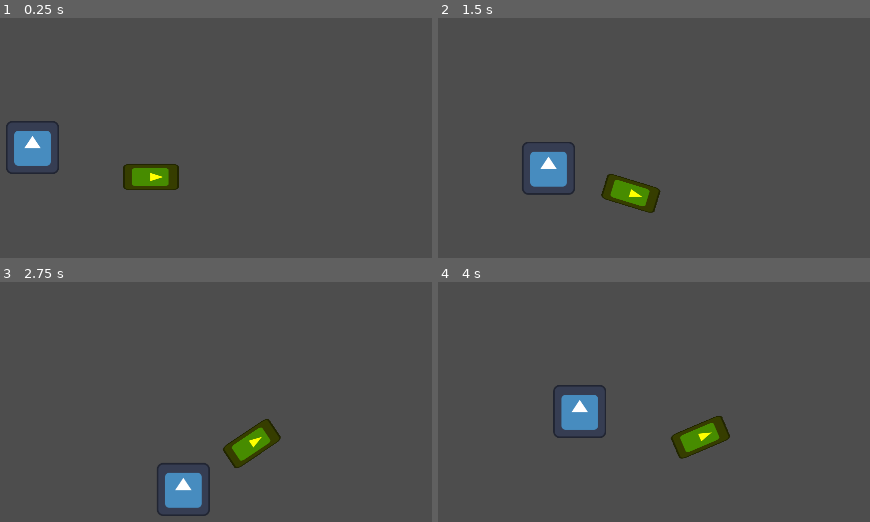
Above: before the commit, frames 1-4 (two rows, left to right).
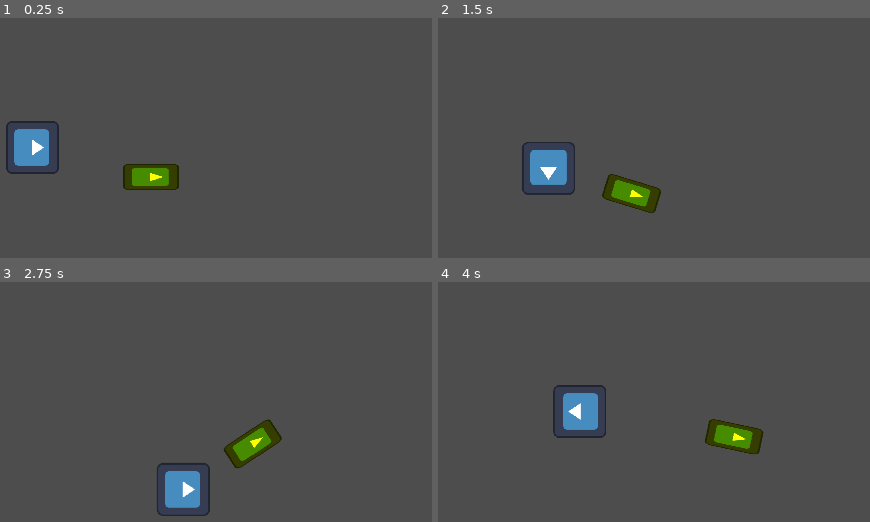
Above: after the commit, the same moments.

Repository: NewtKingGames/ICGJamAlpaca
Game: Godot game, scene res://Scenes/Levels/level.tscn
The game is run twice, just before and just after one commit, with the same random seed, the same clock (stepped at 60 frames per second) and the same inputs. The engine's default icon, where the game draws it, is replaced by a stand-in: a white triangle on a blue panel in a dark square.
Inputs (mouse positions are in pixels of both pictures, inside the frame that each line leads up to):
- Up to frame 1 (0.25 s): no input
- Up to frame 2 (1.5 s): tap Enter at 0.5 s; move the mouse to (645, 126) at 0.52 s; hold Right (right) 0.53-1.28 s; move the mouse to (outside the picture) at 1.27 s; hold S (down) from 1.28 s (still down)
- Up to frame 3 (2.75 s): move the mouse to (112, 313) at 2.02 s; release S (down) at 2.03 s; hold Right (right) from 2.03 s (still down)
- Up to frame 4 (4 s): move the mouse to (outside the picture) at 2.77 s; release Right (right) at 2.78 s; hold W (up) 2.78-3.53 s; move the mouse to (710, 478) at 3.52 s; hold A (left) from 3.53 s (still down)

The runs differ from the first frame. In frame 1, 0.2% of the frame differs, in the area x 3-38%, y 46-68%; in frame 2, 0.4%; in frame 3, 0.5%; in frame 4, 2.5%, in the area x 28-76%, y 46-74%.

Commit message:
more changes

Diff:
--- a/Scenes/Levels/level.tscn
+++ b/Scenes/Levels/level.tscn
@@ -15,5 +15,6 @@
 position = Vector2(285, 71)
 
 [node name="Pen" parent="." instance=ExtResource("3_txefw")]
-position = Vector2(715, 71)
+position = Vector2(326, -420)
+rotation = -1.57079
 scale = Vector2(3.36036, 3.36036)
--- /dev/null
+++ b/Scenes/Llama/exit_pen.gd
@@ -0,0 +1,21 @@
+class_name ExitPen
+extends LlamaState
+
+var destination_vector: Vector2
+
+# when a llama exits a pen it needs to grab a point on the map to wander to before transitioning to idle
+# It should be able to be corralled almost immediately though
+func Enter() -> void:
+	print("in exit pen state")
+	if not llama_character.current_pen:
+		print("something went horribly wrong")
+		Transitioned.emit(self, "idle")
+	else:
+		destination_vector = llama_character.current_pen.get_llama_exit_position()
+
+
+func Physics_Update(delta: float) -> void:
+	llama_character.velocity = llama_character.global_position.direction_to(destination_vector) * llama_character.wander_speed
+	if llama_character.global_position.distance_to(destination_vector) < 10.0:
+		print("we're at the point")
+		Transitioned.emit(self, "idle")
--- a/Scenes/Llama/llama.gd
+++ b/Scenes/Llama/llama.gd
@@ -34,7 +34,6 @@
 func get_vector_away_from_player() -> Vector2:
 	return player.global_position.direction_to(global_position)
 
-
 func pen(pen: Pen) -> void:
 	penned = true
 	current_pen = pen
--- a/Scenes/Llama/llama.tscn
+++ b/Scenes/Llama/llama.tscn
@@ -8,6 +8,7 @@
 [ext_resource type="Script" path="res://Scenes/Llama/llama_caught.gd" id="5_fcvlx"]
 [ext_resource type="Script" path="res://Scenes/Llama/llama_flung.gd" id="6_16n04"]
 [ext_resource type="Script" path="res://Scenes/Llama/llama_penned.gd" id="7_luyet"]
+[ext_resource type="Script" path="res://Scenes/Llama/exit_pen.gd" id="9_85bgn"]
 [ext_resource type="Texture2D" uid="uid://t362frlrfgvg" path="res://icon.svg" id="9_tx2km"]
 
 [sub_resource type="RectangleShape2D" id="RectangleShape2D_d4dn5"]
@@ -17,9 +18,6 @@
 [node name="Llama" type="CharacterBody2D" groups=["llamas"]]
 motion_mode = 1
 script = ExtResource("1_7h8ci")
-wander_speed = null
-flee_speed = null
-pen_time = null
 
 [node name="StateMachine" type="Node" parent="." node_paths=PackedStringArray("initial_state")]
 script = ExtResource("1_mb2rl")
@@ -42,6 +40,9 @@
 
 [node name="Penned" type="Node" parent="StateMachine"]
 script = ExtResource("7_luyet")
+
+[node name="ExitPen" type="Node" parent="StateMachine"]
+script = ExtResource("9_85bgn")
 
 [node name="CollisionShape2D" type="CollisionShape2D" parent="."]
 rotation = 1.57079
--- a/Scenes/Llama/llama_penned.gd
+++ b/Scenes/Llama/llama_penned.gd
@@ -4,7 +4,7 @@
 func Enter() -> void:
 	llama_character.velocity = Vector2.ZERO
 	llama_character.penned = true
-	get_tree().create_timer(llama_character.pen_time).timeout.connect(func(): Transitioned.emit(self, "wander"))
+	get_tree().create_timer(llama_character.pen_time).timeout.connect(func(): Transitioned.emit(self, "exitpen"))
 
 func Exit() -> void:
 	llama_character.penned = false
--- a/Scenes/Objects/pen.gd
+++ b/Scenes/Objects/pen.gd
@@ -15,3 +15,8 @@
 func pen_llama(llama: Llama) -> void:
 	penned_llama = llama
 	penned_llama.pen(self)
+
+func get_llama_exit_position() -> Vector2:
+	print("moving the llama to")
+	print($PenFront.global_position + Vector2.LEFT.rotated(rotation).normalized()*600)
+	return $PenFront.global_position + Vector2.LEFT.rotated(rotation).normalized()*600
--- a/Scenes/Objects/pen.tscn
+++ b/Scenes/Objects/pen.tscn
@@ -13,3 +13,6 @@
 [node name="CollisionShape2D" type="CollisionShape2D" parent="Area2D"]
 shape = SubResource("RectangleShape2D_1k2vl")
 debug_color = Color(0.514463, 0.53489, 0.591865, 0.42)
+
+[node name="PenFront" type="Marker2D" parent="."]
+position = Vector2(29, 0)
--- a/Scenes/Player/player.gd
+++ b/Scenes/Player/player.gd
@@ -11,4 +11,8 @@
 func _physics_process(delta: float) -> void:
 	var direction: Vector2 = Input.get_vector("left", "right", "up", "down")
 	velocity = direction * player_walk_speed
+	if velocity == Vector2.ZERO:
+		look_at(get_global_mouse_position())
+	else:
+		look_at(direction + global_position)
 	move_and_slide()
--- a/Scenes/Player/player.tscn
+++ b/Scenes/Player/player.tscn
@@ -10,6 +10,7 @@
 script = ExtResource("1_igo0k")
 
 [node name="Sprite2D" type="Sprite2D" parent="."]
+rotation = 1.57079
 texture = ExtResource("1_oyuok")
 
 [node name="CollisionShape2D" type="CollisionShape2D" parent="."]
--- /dev/null
+++ b/Scenes/Projectiles/llama_spit.tscn
@@ -0,0 +1,44 @@
+[gd_scene load_steps=7 format=3 uid="uid://dnyleyndxggli"]
+
+[ext_resource type="Texture2D" uid="uid://br787brrx6chu" path="res://Art/16x16 Mage 2 attacks.png" id="1_g53g5"]
+
+[sub_resource type="CapsuleShape2D" id="CapsuleShape2D_payra"]
+
+[sub_resource type="AtlasTexture" id="AtlasTexture_ww8cc"]
+atlas = ExtResource("1_g53g5")
+region = Rect2(0, 64, 64, 64)
+
+[sub_resource type="AtlasTexture" id="AtlasTexture_2660s"]
+atlas = ExtResource("1_g53g5")
+region = Rect2(64, 64, 64, 64)
+
+[sub_resource type="AtlasTexture" id="AtlasTexture_cfwjd"]
+atlas = ExtResource("1_g53g5")
+region = Rect2(128, 64, 64, 64)
+
+[sub_resource type="SpriteFrames" id="SpriteFrames_jjd51"]
+animations = [{
+"frames": [{
+"duration": 1.0,
+"texture": SubResource("AtlasTexture_ww8cc")
+}, {
+"duration": 1.0,
+"texture": SubResource("AtlasTexture_2660s")
+}, {
+"duration": 1.0,
+"texture": SubResource("AtlasTexture_cfwjd")
+}],
+"loop": true,
+"name": &"default",
+"speed": 12.0
+}]
+
+[node name="LlamaSpit" type="Node2D"]
+
+[node name="Area2D" type="Area2D" parent="."]
+
+[node name="CollisionShape2D" type="CollisionShape2D" parent="Area2D"]
+shape = SubResource("CapsuleShape2D_payra")
+
+[node name="AnimatedSprite2D" type="AnimatedSprite2D" parent="."]
+sprite_frames = SubResource("SpriteFrames_jjd51")
--- a/project.godot
+++ b/project.godot
@@ -61,3 +61,7 @@
 2d_physics/layer_5="border"
 2d_physics/layer_6="spit"
 2d_physics/layer_7="areas"
+
+[rendering]
+
+textures/canvas_textures/default_texture_filter=0
Binary file added: Art/16x16 Mage 2 attacks.png
Not shown, added: Art/16x16 Mage 2 attacks.png.import
Not shown: 1 places in Scenes/Llama/llama.tscn that only renumber resources
